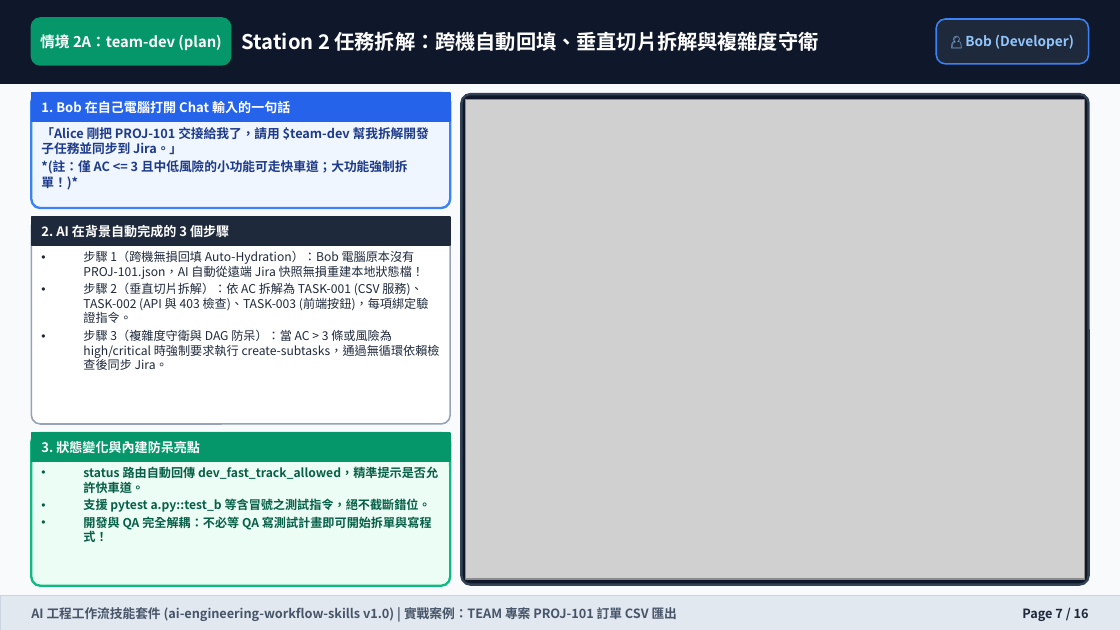
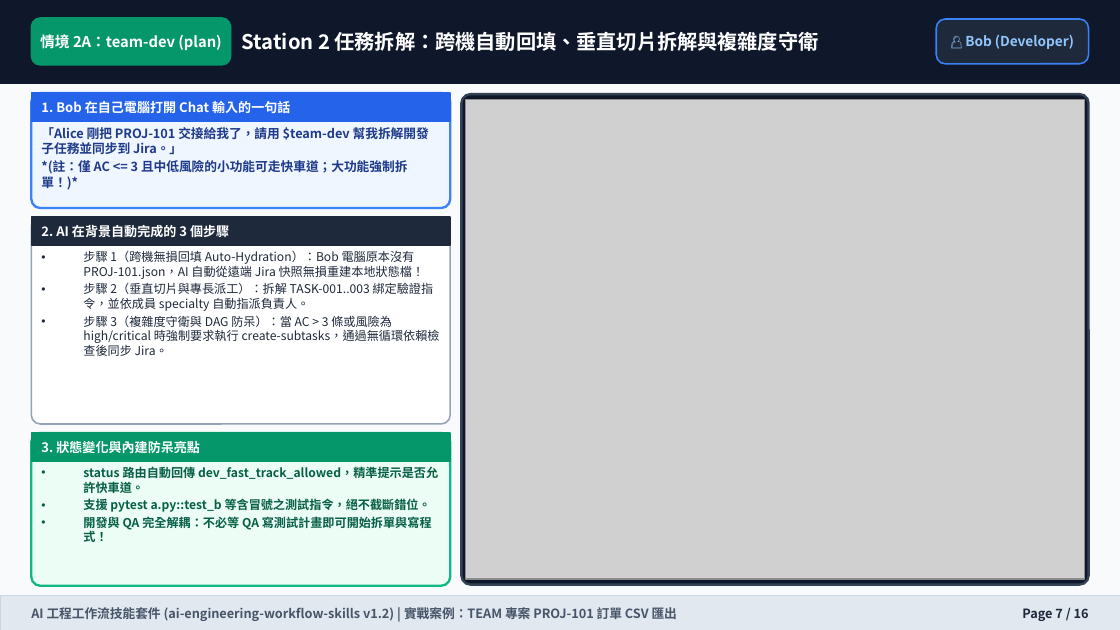
Before and after one commit to wilsonliu123/ai-engineering-workflow-skills, a slide deck: slide 7 of docs/training-manual.pptx. Drawn at 1120x630 pixels with LibreOffice and Linux fonts; fonts in the diff are those of the drawing; grey boxes stand for pictures. Boxes give left, top, right and bottom in pixels: in the first picture for what was removed or moved away, otherwise in the second. Text is boxed around its words. In the diff, an @@ line names an element or a change of style, - is before the commit and + after.

Commit message:
docs: update changelog, README, and training manuals for v1.2.0
- Record v1.1.0 and v1.2.0 release milestones in CHANGELOG.md to capture
  multi-member role pools, bidirectional Jira reconciliation, Qase and
  media sync, QA report mode, living HTML manuals, and run-workflow.
- Refresh README.md and all training manual deliverables (MD, HTML, PDF,
  DOCX, PPTX) so onboarding and operational guides match current v1.2
  skill modes, CLI flags, and governance rules.

```diff
--- a/docs/training-manual.pptx
+++ b/docs/training-manual.pptx
@@ text at (83, 283, 434, 311): text changed @@
-• 步驟 2（垂直切片拆解）：依 AC 拆解為 TASK-001 (CSV 服務)、TASK-002 (API 與 403 檢查)、TASK-003 (前端按鈕)，每項綁定驗證指令。
+• 步驟 2（垂直切片與專長派工）：拆解 TASK-001..003 綁定驗證指令，並依成員 specialty 自動指派負責人。
@@ text at (31, 604, 677, 621): text changed @@
-AI 工程工作流技能套件 (ai-engineering-workflow-skills v1.0) | 實戰案例：TEAM 專案 PROJ-101 訂單 CSV 匯出
+AI 工程工作流技能套件 (ai-engineering-workflow-skills v1.2) | 實戰案例：TEAM 專案 PROJ-101 訂單 CSV 匯出
```
Also in this commit, not shown: 15 other slides changed, 6 other files.
